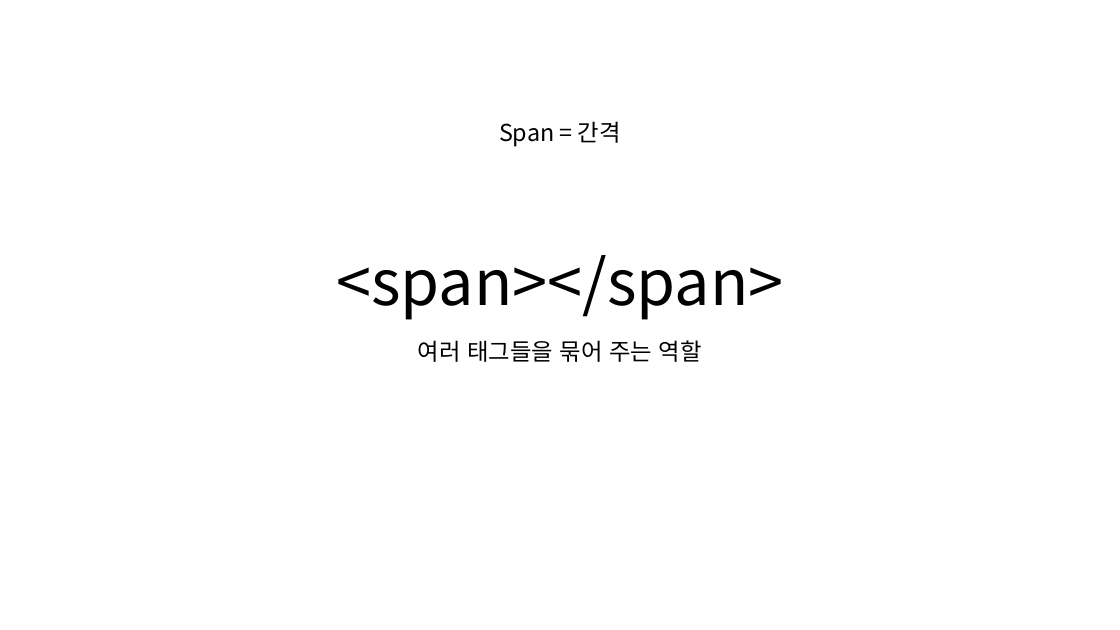
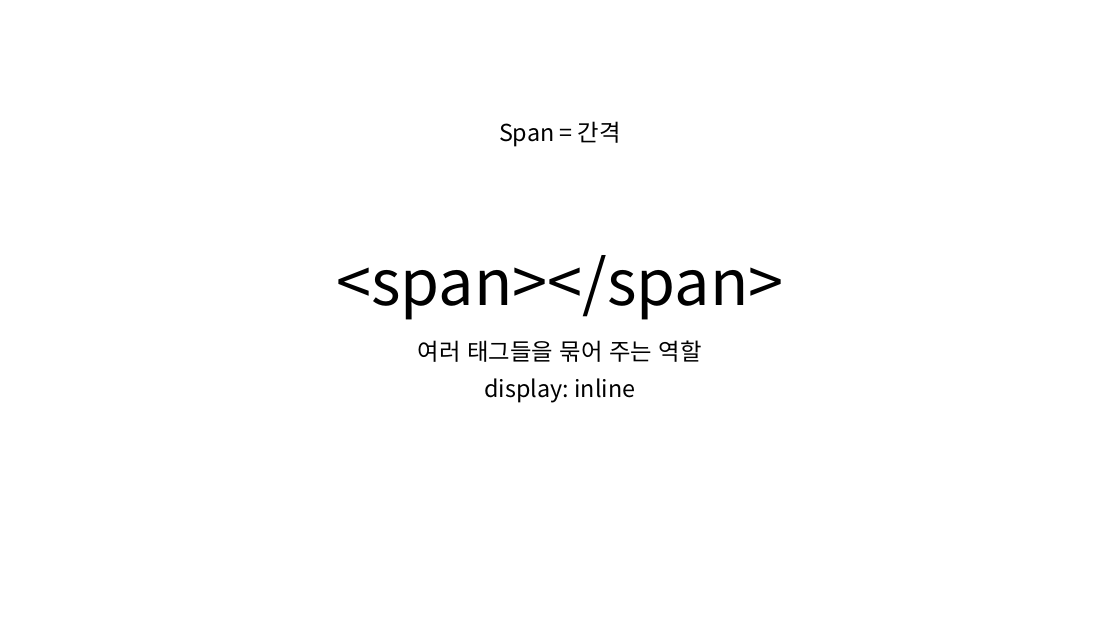
Before and after one commit to MainFe/mainfe.github.io, a slide deck: slide 69 of ppt/web-design.pptx (slide 68 before the commit). Drawn at 1120x630 pixels with LibreOffice and Linux fonts; fonts in the diff are those of the drawing. Boxes give left, top, right and bottom in pixels: in the first picture for what was removed or moved away, otherwise in the second. Text is boxed around its words. In the diff, an @@ line names an element or a change of style, - is before the commit and + after.

```diff
--- a/ppt/web-design.pptx
+++ b/ppt/web-design.pptx
@@ text added at box(484, 378, 635, 403), 20 pt, text #000000 @@
+display: inline
```
Also in this commit, not shown: 13 other slides changed, 41 slides added, 10 slides removed, 2 other files.
